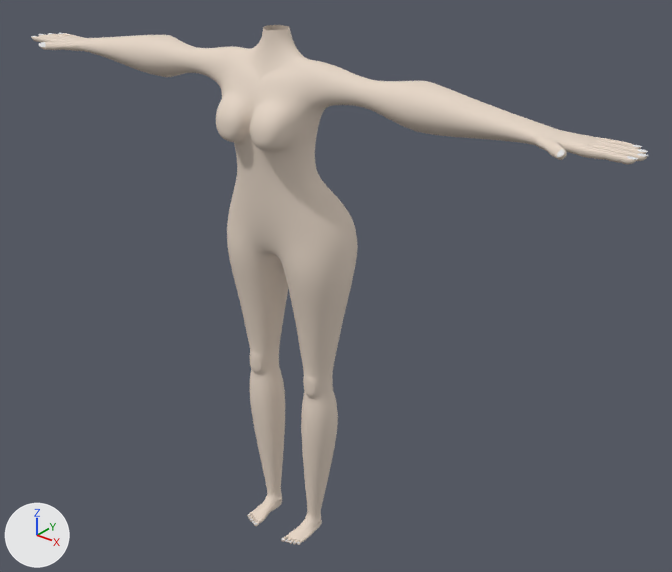
Renders of the Blender file Assets/Blend Files/2AM tutorial.blend from each side of a commit.
Rendered twice from a 50 mm lens placed at (1.174, -1.305, 1.455), pointed at (0.074, 0.07, 0.602). The axes (+X, +Y, +Z) are drawn at lower left. The lights are the same throughout.
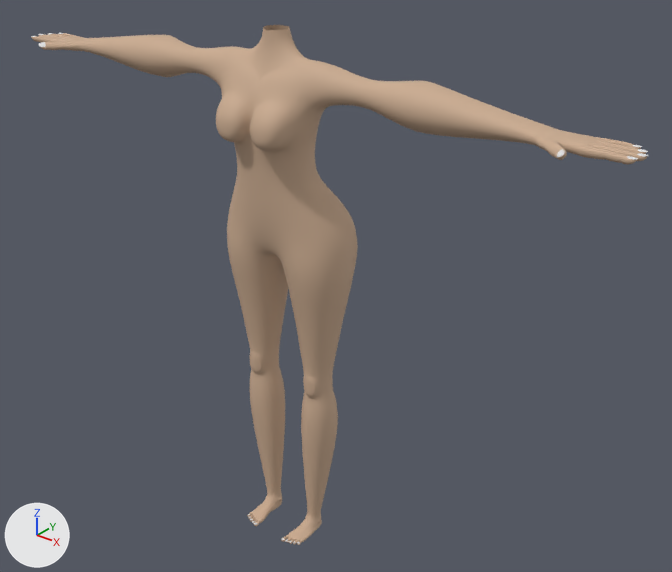
Diff of the bpy script that builds the scene:
```diff
--- a/Assets/Blend Files/2AM tutorial.blend.py
+++ b/Assets/Blend Files/2AM tutorial.blend.py
@@ img_body_texture @@
+img_body_texture = load_image('Body Texture', '_unpacked/Body_Texture', 2048, 2048, 'sRGB')
@@ mat_body @@
 mat_body = principled_material('Body')
-mat_body.base_color = (0.8, 0.683, 0.58)  # white #e7d7c8
+mat_body.texture = img_body_texture
 mat_body.roughness = 0.55
```

Location of each change, (x1, y1, x2, y2) in pixels of the pictures (672 x 572 px):
'Plane', surface changed (white to beige)
    both: (31, 25, 648, 545)
